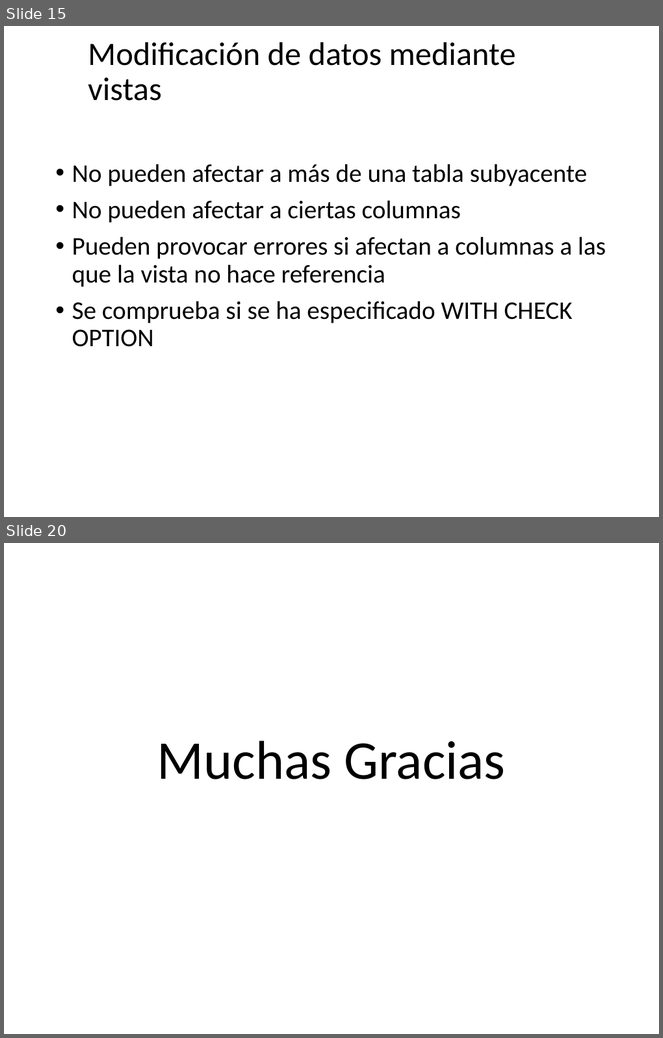
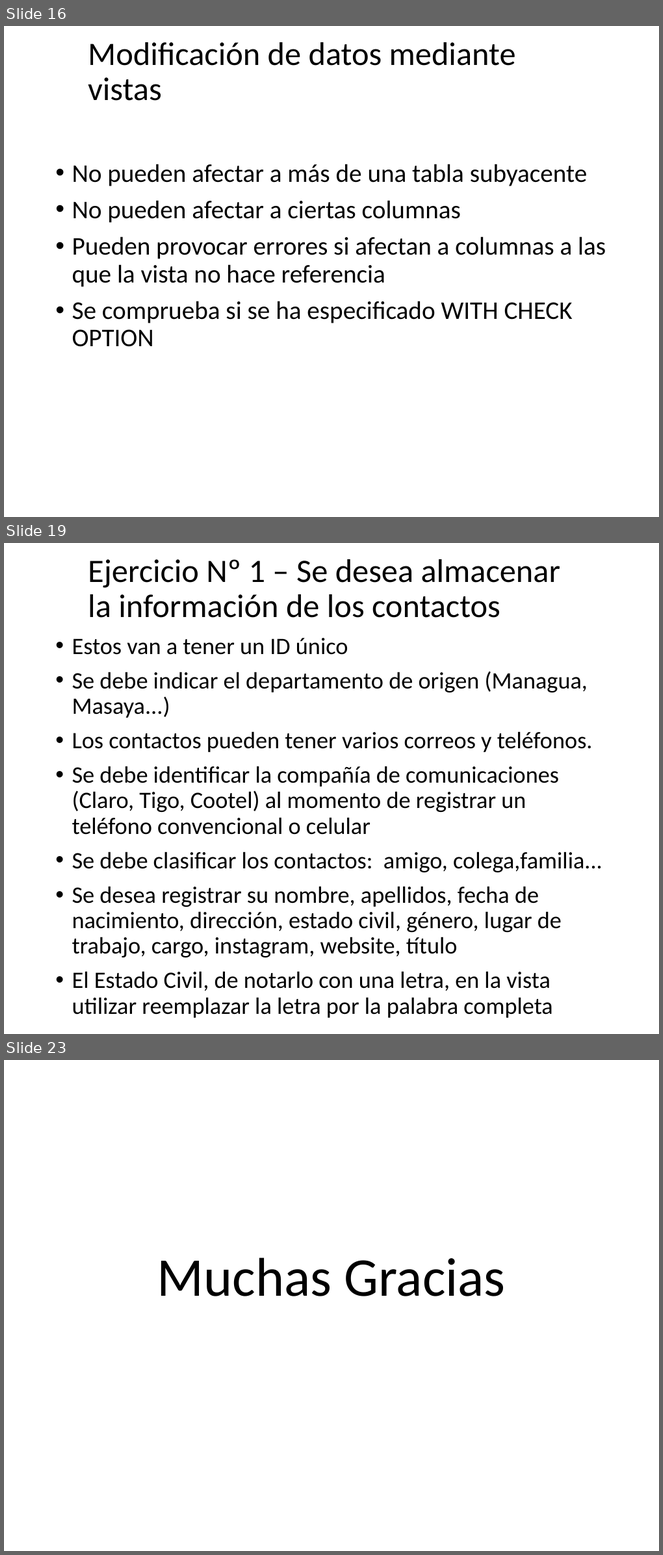
Before and after one commit to debsdaniel/expertodba2021, a slide deck: Presentaciones/Semana 6 - Vistas.pptx. Shown one above the other, each under a label of ours: slides 15 and 20 before the commit, slides 16, 19 and 23 after it; the slides between them are not shown. The pictures are 663x1038 and 663x1555 pixels, drawn with LibreOffice and Linux fonts; fonts in the diff are those of the drawing; background and template pictures are left out. Boxes give left, top, right and bottom in pixels: in the first picture for what was removed or moved away, otherwise in the second. Text is boxed around its words. In the diff, an @@ line names an element or a change of style, - is before the commit and + after.

```diff
--- a/Presentaciones/Semana 6 - Vistas.pptx
+++ b/Presentaciones/Semana 6 - Vistas.pptx
@@ slide 19 added at box(4, 543, 659, 1034), background picture (left out) @@
@@ title added at box(88, 559, 561, 618), 36 pt, text #000000 @@
+Ejercicio Nº 1 – Se desea almacenar la información de los contactos
@@ text added at box(72, 638, 603, 1018), 25.9 pt, text #000000 @@
+• Estos van a tener un ID único
+• Se debe indicar el departamento de origen (Managua, Masaya...)
+• Los contactos pueden tener varios correos y teléfonos.
+• Se debe identificar la compañía de comunicaciones (Claro, Tigo, Cootel) al momento de registrar un teléfono convencional o celular
+• Se debe clasificar los contactos: amigo, colega,familia...
+• Se desea registrar su nombre, apellidos, fecha de nacimiento, dirección, estado civil, género, lugar de trabajo, cargo, instagram, website, título
+• El Estado Civil, de notarlo con una letra, en la vista utilizar reemplazar la letra por la palabra completa
@@ what was slide 15 is now slide 16 @@
@@ what was slide 20 is now slide 23 @@
```
Also in this commit, not shown: 1 slide changed, 7 other slides added, 5 slides removed.
